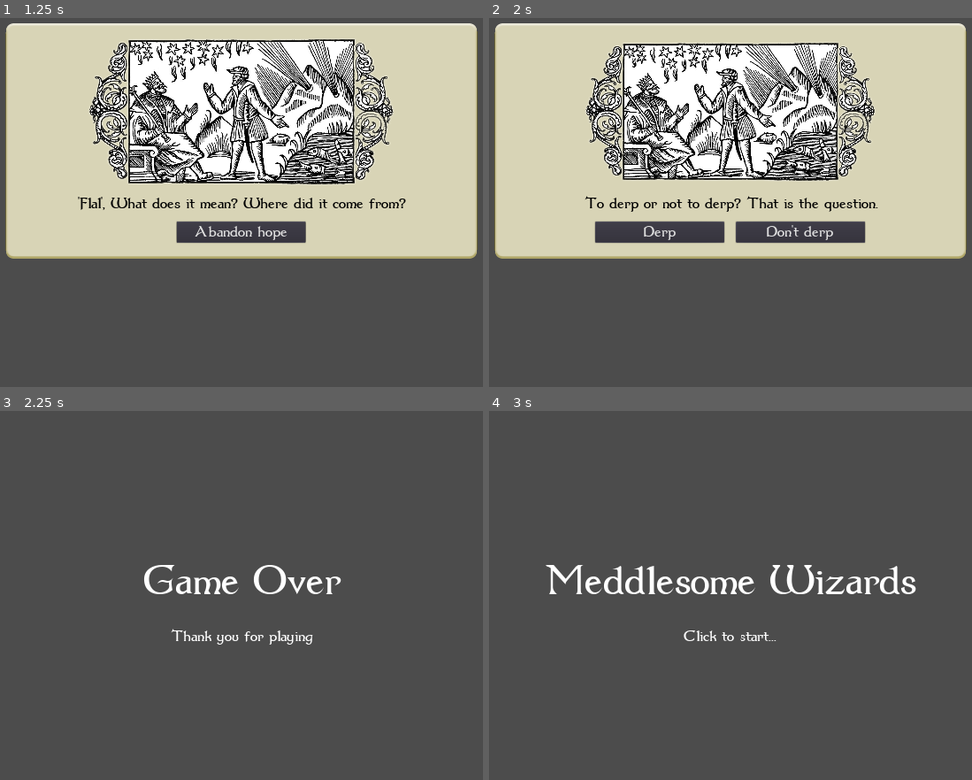
Above: before the commit, frames 1-4 (two rows, left to right).
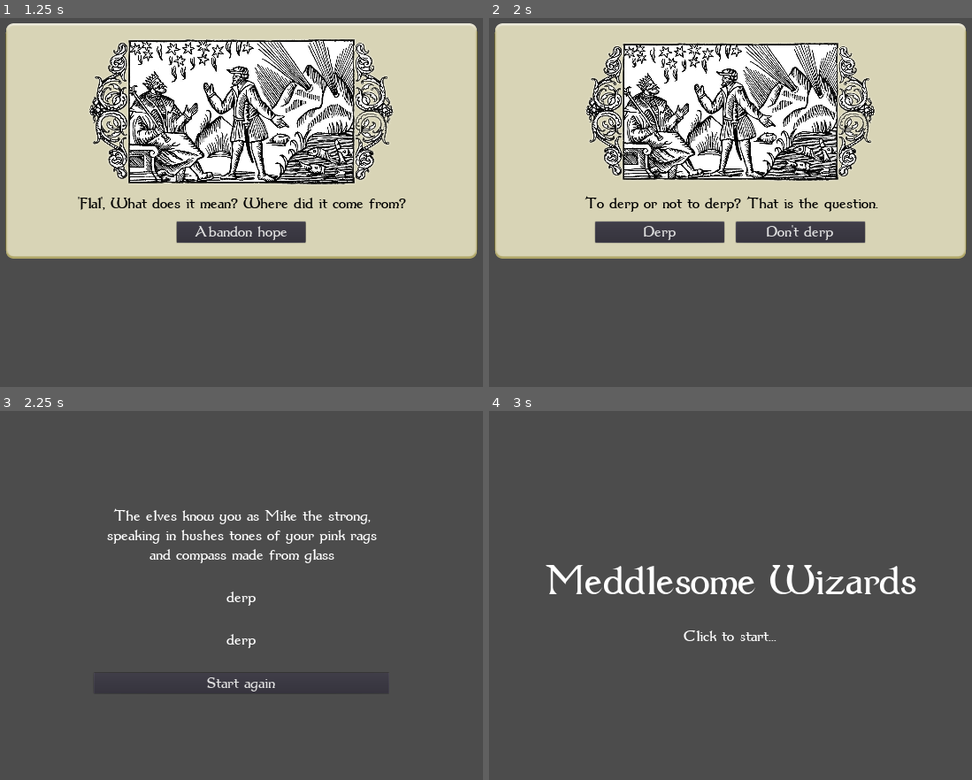
Above: after the commit, the same moments.

Repository: wilbefast/MeddlesomeMages
Game: Godot game, scene res://scenes/Main.tscn
Same seed, same stepped clock (60 frames per second), same inputs: the game is played once before the commit and once after it.
Inputs (mouse positions are in pixels of both pictures, inside the frame that each line leads up to):
- Up to frame 1 (1.25 s): tap Enter at 0.5 s; drag from (241, 206) to (313, 121) at 0.52 s
- Up to frame 2 (2 s): click "Abandon hope" at 1.25 s
- Up to frame 3 (2.25 s): click "Derp" at 2 s
- Up to frame 4 (3 s): click (730, 684) at 2.75 s, where only the run after the commit has a clickable "Start again"

Frames 1-2 are identical in both runs. In frame 3, 3.1% of the frame differs, in the area x 22-79%, y 26-77%; in frame 4, nothing differs.

Commit message:
initial end-game screen with legacy

Diff:
--- a/GodotProject/scenes/GameOver.tscn
+++ b/GodotProject/scenes/GameOver.tscn
@@ -3,11 +3,11 @@
 [ext_resource path="res://fonts/dum1.ttf" type="DynamicFontData" id=1]
 [ext_resource path="res://scripts/GameOver.gd" type="Script" id=2]
 
-[sub_resource type="DynamicFont" id=1]
-size = 128
+[sub_resource type="DynamicFont" id=2]
+size = 48
 font_data = ExtResource( 1 )
 
-[sub_resource type="DynamicFont" id=2]
+[sub_resource type="DynamicFont" id=3]
 size = 48
 font_data = ExtResource( 1 )
 
@@ -16,8 +16,12 @@
 anchor_bottom = 1.0
 script = ExtResource( 2 )
 __meta__ = {
+"_edit_group_": true,
 "_edit_use_anchors_": false
 }
+renown_label = NodePath("CenterContainer/VBoxContainer/RenownLabel")
+quest_label = NodePath("CenterContainer/VBoxContainer/QuestLabel")
+wisdom_label = NodePath("CenterContainer/VBoxContainer/WisdomLabel")
 
 [node name="CenterContainer" type="CenterContainer" parent="."]
 anchor_right = 1.0
@@ -28,25 +32,54 @@
 }
 
 [node name="VBoxContainer" type="VBoxContainer" parent="CenterContainer"]
-margin_left = 689.0
-margin_top = 417.0
-margin_right = 1231.0
-margin_bottom = 663.0
+margin_left = 560.0
+margin_top = 182.0
+margin_right = 1360.0
+margin_bottom = 898.0
 custom_constants/separation = 64
+__meta__ = {
+"_edit_use_anchors_": false
+}
 
-[node name="TitleLabel" type="Label" parent="CenterContainer/VBoxContainer"]
-margin_right = 542.0
-margin_bottom = 132.0
-custom_fonts/font = SubResource( 1 )
-text = "Game Over"
+[node name="RenownLabel" type="Label" parent="CenterContainer/VBoxContainer"]
+margin_right = 800.0
+margin_bottom = 209.0
+rect_min_size = Vector2( 800, 0 )
+custom_fonts/font = SubResource( 2 )
+text = "The goblins know you as Gremweld the grey, speaking in hushed whispers of your turquoise robes and mighty staff made from a dragon's tooth."
 align = 1
 valign = 1
+autowrap = true
 
-[node name="SubtitleLabel" type="Label" parent="CenterContainer/VBoxContainer"]
-margin_top = 196.0
-margin_right = 542.0
-margin_bottom = 246.0
+[node name="QuestLabel" type="Label" parent="CenterContainer/VBoxContainer"]
+margin_top = 273.0
+margin_right = 800.0
+margin_bottom = 376.0
+rect_min_size = Vector2( 800, 0 )
 custom_fonts/font = SubResource( 2 )
-text = "Thank you for playing"
+text = "Your quest to leave your mark on the world is the stuff of legend."
 align = 1
 valign = 1
+autowrap = true
+
+[node name="WisdomLabel" type="Label" parent="CenterContainer/VBoxContainer"]
+margin_top = 440.0
+margin_right = 800.0
+margin_bottom = 596.0
+rect_min_size = Vector2( 800, 0 )
+custom_fonts/font = SubResource( 2 )
+text = "But you know all too well that history is written by the victors: only through power can one live eternal."
+align = 1
+valign = 1
+autowrap = true
+
+[node name="Button" type="Button" parent="CenterContainer/VBoxContainer"]
+margin_top = 660.0
+margin_right = 800.0
+margin_bottom = 716.0
+custom_fonts/font = SubResource( 3 )
+text = "Start again"
+__meta__ = {
+"_edit_use_anchors_": false
+}
+[connection signal="pressed" from="CenterContainer/VBoxContainer/Button" to="." method="_on_Button_pressed"]
--- a/GodotProject/scripts/GameOver.gd
+++ b/GodotProject/scripts/GameOver.gd
@@ -2,7 +2,63 @@
 
 signal on_restart
 
-func _gui_input(event):
-	if event is InputEventMouseButton and event.pressed:
-		accept_event()
-		emit_signal("on_restart")
+export(NodePath) var renown_label
+export(NodePath) var quest_label
+export(NodePath) var wisdom_label
+
+func _on_Button_pressed():
+	emit_signal("on_restart")
+
+var _attributes
+func sort_attributes(a, b):
+	if _attributes[a] < _attributes[b]:
+		return true
+
+func generate_text(attributes : Dictionary):
+	_attributes = attributes
+	assert(_attributes != null)
+	var attribute_names = _attributes.keys()
+	attribute_names.sort_custom(self, "sort_attributes")
+	_attributes = null
+
+	get_node(renown_label).text = _generate_renown_text(attribute_names)
+	get_node(quest_label).text = _generate_quest_text(attribute_names)
+	get_node(wisdom_label).text = _generate_wisdom_text(attribute_names)
+
+func _generate_renown_text(attribute_names : Array) -> String:
+	# "The goblins know you as Gremweld the grey, speaking in hushed tones of your turquoise robes and staff made from a dragon's tooth."
+	var result = "The %s know you as %s %s, speaking in hushes tones of your %s %s and %s made from %s"
+	result = result % [ _race(), _name(), _epithet(), _colour(), _clothes(), _tool(), _material() ]
+	#var word = words[randi() % words.size()]
+	return result
+
+func _generate_quest_text(attribute_names : Array) -> String:
+	# "Your quest to leave your mark on the world is the stuff of legend."
+	#var word = words[randi() % words.size()]
+	return "derp"
+
+func _generate_wisdom_text(attribute_names : Array) -> String:
+	# "But you know all too well that history is written by the victors: only through power can one live eternal."
+	#var word = words[randi() % words.size()]
+	return "derp"
+
+func _race() -> String:
+	return "elves"
+
+func _name() -> String:
+	return "Mike"
+
+func _epithet() -> String:
+	return "the strong"
+
+func _colour() -> String:
+	return "pink"
+
+func _clothes() -> String:
+	return "rags"
+
+func _tool() -> String:
+	return "compass"
+
+func _material() -> String:
+	return "glass"
--- a/GodotProject/scripts/Main.gd
+++ b/GodotProject/scripts/Main.gd
@@ -46,6 +46,7 @@
 		print("final values for attributes are:")
 		for key in attributes:
 			 print(key, " = ", attributes[key])
+		$GameOver.generate_text(attributes)
 		$Dilemma.hide()
 		$GameOver.show()
 	else:
Not shown: 2 places in GodotProject/scenes/Option.tscn that only renumber resources
